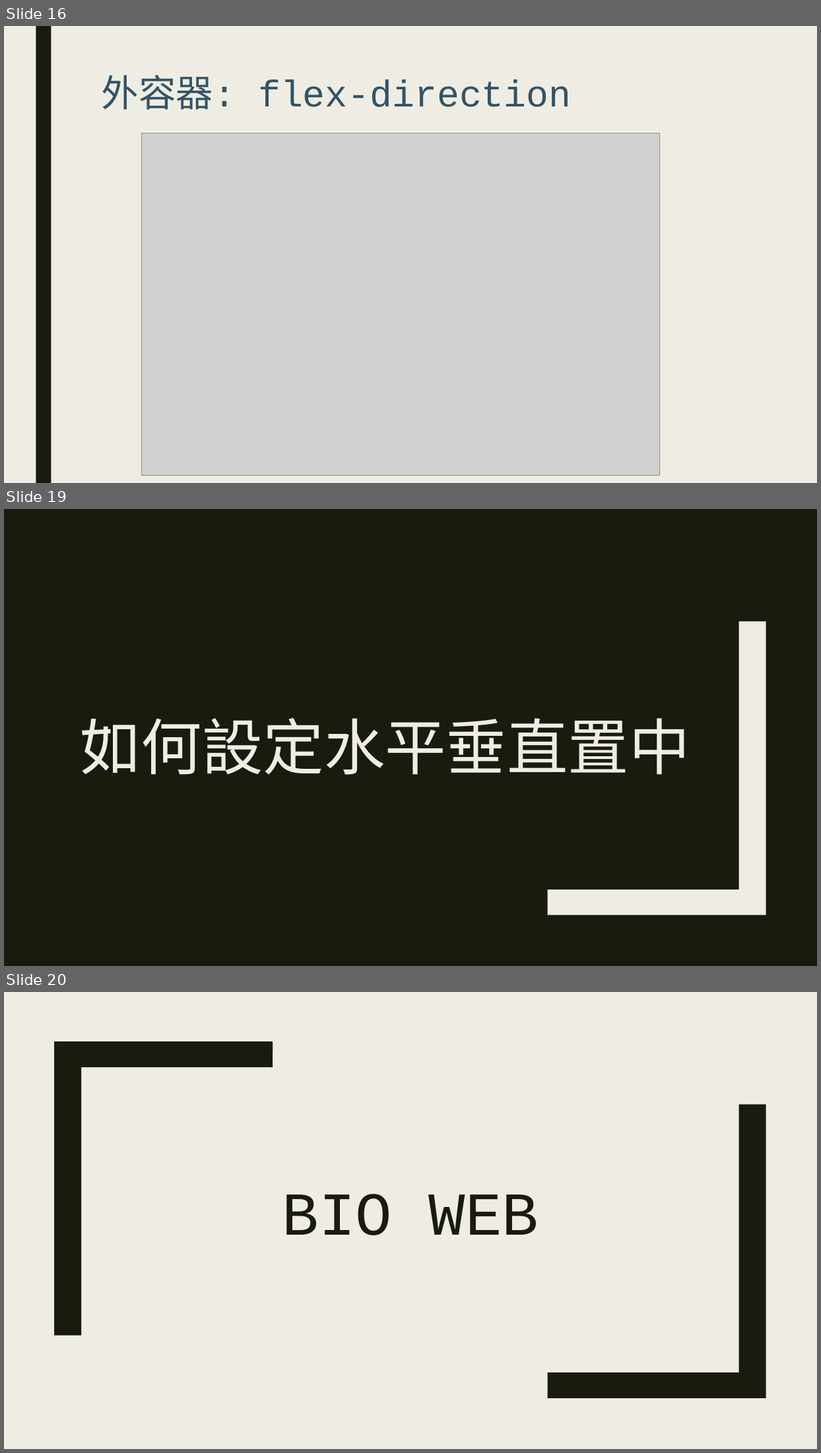
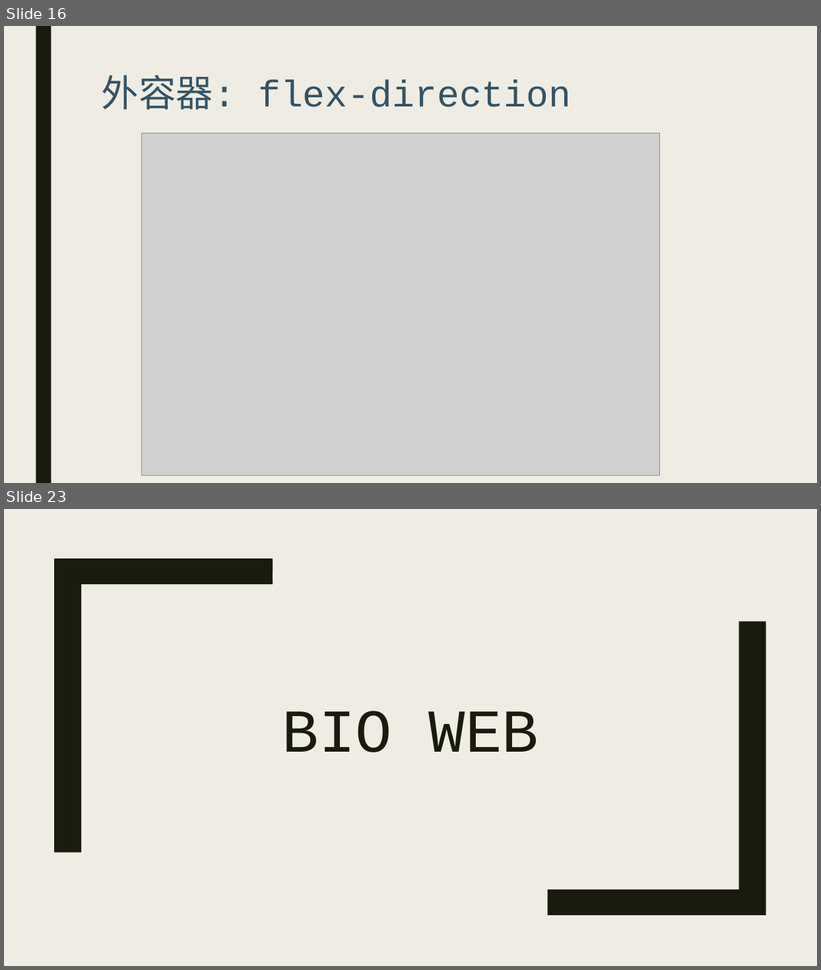
Before and after one commit to Alicexdcw/FrontEndTutorial, a slide deck: sidle-project-porfit.pptx. Shown one above the other, each under a label of ours: slides 16, 19 and 20 before the commit, slides 16 and 23 after it; the slides between them are not shown. The pictures are 821x1453 and 821x970 pixels, drawn with LibreOffice and Linux fonts; fonts in the diff are those of the drawing; grey boxes stand for pictures. Boxes give left, top, right and bottom in pixels: in the first picture for what was removed or moved away, otherwise in the second. Text is boxed around its words. In the diff, an @@ line names an element or a change of style, - is before the commit and + after.

```diff
--- a/sidle-project-porfit.pptx
+++ b/sidle-project-porfit.pptx
@@ slide 19 removed at (4,509,817,966), background #191B0E @@
@@ freeform shape removed at (548,621,766,916) @@
@@ title removed at (80,718,690,775) @@
-如何設定水平垂直置中
@@ what was slide 20 is now slide 23 @@
```
Also in this commit, not shown: 7 slides changed, 15 slides added, 3 other files.
